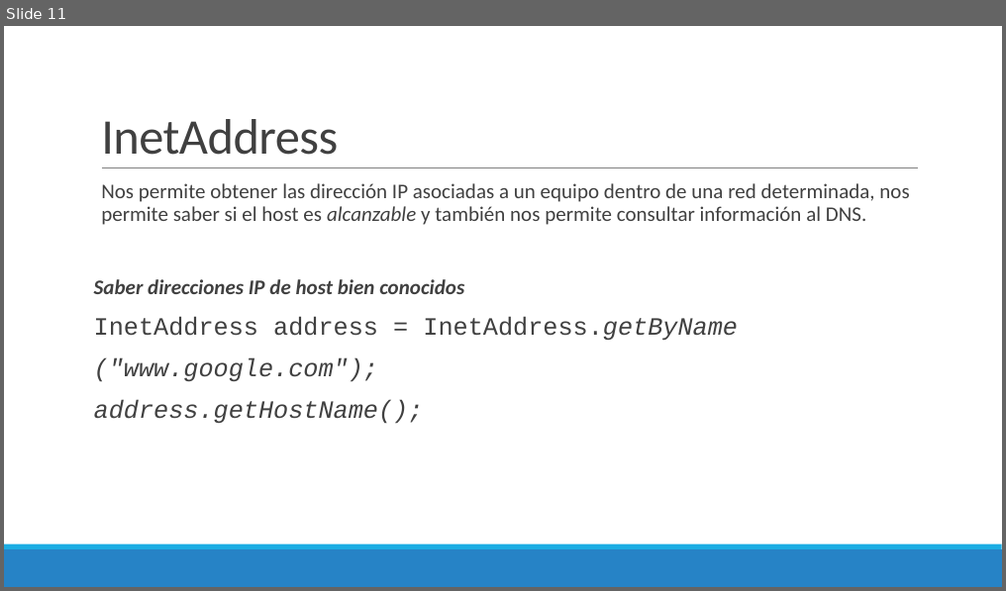
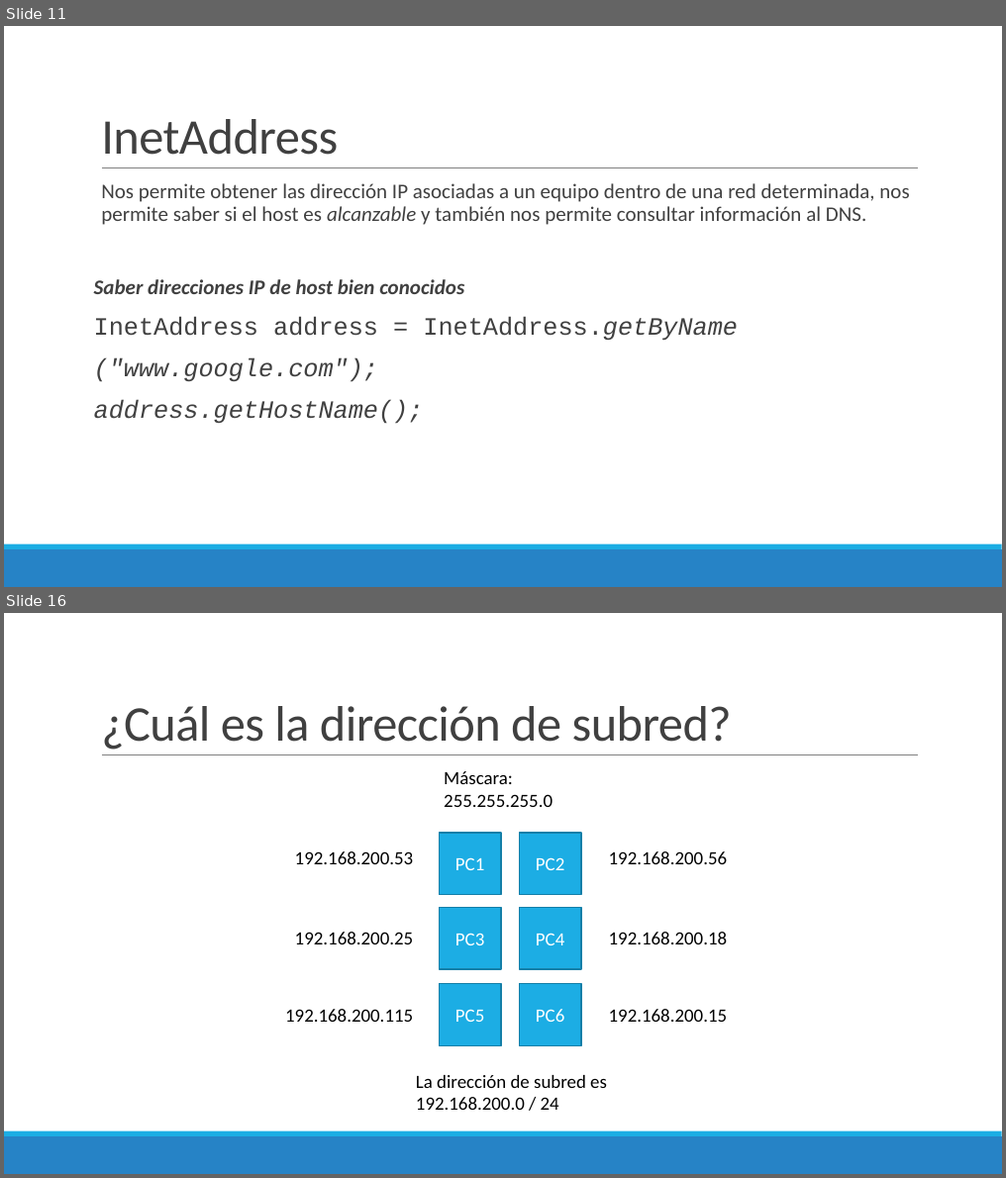
Before and after one commit to Domiciano/ProgramacionEnRed191, a slide deck: Semana 2/Presentación.pptx. Shown one above the other, each under a label of ours: slide 11 before the commit, slides 11 and 16 after it; the slides between them are not shown. The pictures are 1006x591 and 1006x1178 pixels, drawn with LibreOffice and Linux fonts; fonts in the diff are those of the drawing. Boxes give left, top, right and bottom in pixels: in the first picture for what was removed or moved away, otherwise in the second. Text is boxed around its words. In the diff, an @@ line names an element or a change of style, - is before the commit and + after.

```diff
--- a/Semana 2/Presentación.pptx
+++ b/Semana 2/Presentación.pptx
@@ slide 16 added at [4,613,1002,1174], background #FFFFFF; not listed: 3 template elements that a slide beside it also shows @@
@@ title added at [101,706,732,750], 48 pt, text #404040 @@
+¿Cuál es la dirección de subred?
@@ text added at [444,771,552,807], 18 pt, text #000000 @@
+Máscara: 255.255.255.0
@@ rectangle added at [439,833,501,895], fill #1CADE4, outline #1580A9 1.25 pt, 18 pt, text #FFFFFF @@
+PC1
@@ rectangle added at [519,833,581,895], fill #1CADE4, outline #1580A9 1.25 pt, 18 pt, text #FFFFFF @@
+PC2
@@ text added at [295,852,413,864], 18 pt, text #000000 @@
+192.168.200.53
@@ text added at [609,852,727,864], 18 pt, text #000000 @@
+192.168.200.56
@@ rectangle added at [439,907,501,969], fill #1CADE4, outline #1580A9 1.25 pt, 18 pt, text #FFFFFF @@
+PC3
@@ rectangle added at [519,907,581,969], fill #1CADE4, outline #1580A9 1.25 pt, 18 pt, text #FFFFFF @@
+PC4
@@ text added at [295,932,413,945], 18 pt, text #000000 @@
+192.168.200.25
@@ text added at [609,932,727,945], 18 pt, text #000000 @@
+192.168.200.18
@@ rectangle added at [439,984,501,1047], fill #1CADE4, outline #1580A9 1.25 pt, 18 pt, text #FFFFFF @@
+PC5
@@ rectangle added at [519,984,581,1047], fill #1CADE4, outline #1580A9 1.25 pt, 18 pt, text #FFFFFF @@
+PC6
@@ text added at [285,1009,413,1022], 18 pt, text #000000 @@
+192.168.200.115
@@ text added at [609,1009,727,1022], 18 pt, text #000000 @@
+192.168.200.15
@@ text added at [416,1075,607,1110], 18 pt, text #000000 @@
+La dirección de subred es
+192.168.200.0 / 24
```
Also in this commit, not shown: 12 other slides added, 11 other files.
